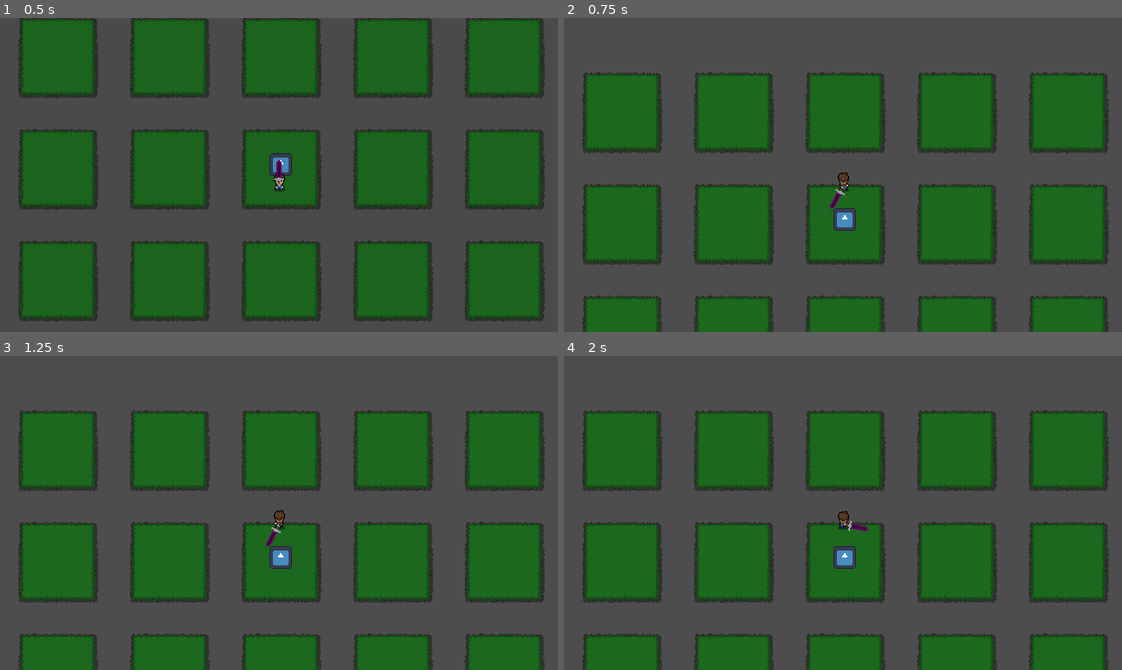
Above: before the commit, frames 1-4 (two rows, left to right).
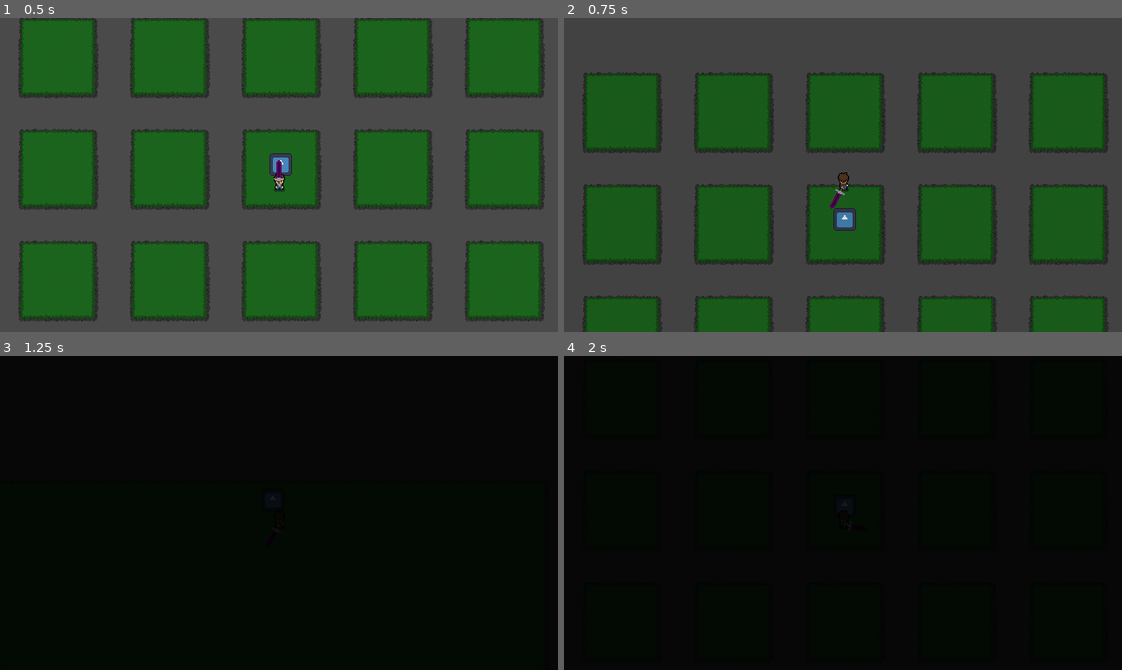
Above: after the commit, the same moments.

Repository: vaspantia/MaDungHurd
Game: Godot game, scene res://scenes/levels/dungeon_1.tscn
Same seed, same stepped clock (60 frames per second), same inputs: the game is played once before the commit and once after it. This scene is started directly instead of the project's main scene. The engine's default icon, where the game draws it, is replaced by a stand-in: a white triangle on a blue panel in a dark square.
Inputs (mouse positions are in pixels of both pictures, inside the frame that each line leads up to):
- Up to frame 1 (0.5 s): no input
- Up to frame 2 (0.75 s): tap Enter (ui_accept) at 0.5 s; move the mouse to (815, 237) at 0.52 s; hold W (player_move_up) from 0.53 s (still down); hold Shift (player_sprint) from 0.53 s (still down); tap V (player_dash) at 0.6 s
- Up to frame 3 (1.25 s): keep holding W (player_move_up); keep holding Shift (player_sprint); tap Enter (ui_accept) at 0.77 s
- Up to frame 4 (2 s): keep holding W (player_move_up); move the mouse to (1010, 560) at 1.27 s; release Shift (player_sprint) at 1.28 s; tap Shift (player_sprint) at 1.35 s; tap Enter (ui_accept) at 1.52 s; tap V (player_dash) at 1.55 s

Frame 1 is identical in both runs. In frame 2, 0.1% of the frame differs, in the area x 48-52%, y 53-67%; in frame 3, 100%; in frame 4, 100%, in the area x 0-100%, y 0-100%.

Commit message:
Refactor player script structure and update character body scene references

Diff:
--- a/ma-dung-hurd/scenes/player/player.gd
+++ /dev/null
@@ -1,139 +0,0 @@
-extends CharacterBody2D
-
-class_name Player
-
-const player_move_speed = 100;
-const player_sprint_mult = 1.8;
-const player_acceleration = 100;
-const player_decceleration = 100;
-const player_velocity_power = 0.8;
-
-var player_current_move_direction = "front";
-
-const dash_force = 1000;
-var dash_is_ready: bool = true;
-
-func _physics_process(delta: float):
-	handel_movement_and_move_animation(delta)
-
-
-func handel_movement_and_move_animation(delta):
-
-	var input_velocity = Vector2.ZERO;
-
-	if Input.is_action_pressed("player_move_up"):
-		input_velocity.y -= 1;
-
-
-	if Input.is_action_pressed("player_move_down"):
-		input_velocity.y += 1;
-
-
-	if Input.is_action_pressed("player_move_right"):
-		input_velocity.x += 1;
-
-
-	if Input.is_action_pressed("player_move_left"):
-		input_velocity.x -= 1;
-
-	var input_velocity_mult = 1;
-	if Input.is_action_pressed("player_sprint"):
-		input_velocity_mult = player_sprint_mult;
-
-
-	input_velocity = input_velocity.normalized();
-
-	play_move_animation(input_velocity, input_velocity_mult);
-
-	velocity = calc_player_move_velocity(delta, input_velocity, input_velocity_mult);
-
-
-	if Input.is_action_just_pressed("player_dash") and dash_is_ready:
-		dash_is_ready = false;
-		$Dash_coolcown.start();
-		velocity = input_velocity*dash_force;
-
-
-	move_and_slide()
-
-
-
-
-func calc_player_move_velocity(delta, input_velocity, input_velocity_mult):
-
-	velocity.x = calc_player_axic_velocity(delta, input_velocity.x,velocity.x,input_velocity_mult);
-	velocity.y = calc_player_axic_velocity(delta, input_velocity.y,velocity.y,input_velocity_mult);
-
-	return velocity;
-
-
-func calc_player_axic_velocity(delta, input_velocity, _velocity, input_velocity_mult):
-
-	var target_speed = input_velocity * player_move_speed * input_velocity_mult;
-
-	var speed_dif = target_speed - _velocity;
-
-	var acceleration_rate = player_acceleration if(abs(target_speed) > 0.01) else player_decceleration
-
-	var movement = pow(abs(speed_dif) * acceleration_rate, player_velocity_power) * sign(speed_dif);
-
-	return _velocity + movement * delta
-
-
-
-func _on_dash_coolcown_timeout() -> void:
-	dash_is_ready = true;
-
-
-
-
-static var DIRECTION_LOOKUP = {
-			"back": 0,
-			"right": 1,
-			"front": 2,
-			"left": 3,
-		}
-
-
-static var ANIMATION_LOOKUP = {
-			0: "back_idle",
-			1: "back_walk",
-			2: "side_idle",
-			3: "side_walk",
-			4: "front_Idle",
-			5: "front_walk",
-			6: "side_idle",
-			7: "side_walk"
-		}
-
-func play_move_animation(input_velocity, input_velocity_mult):
-
-	var is_moving = 0;
-
-	if(input_velocity.x != 0):
-		is_moving = 1;
-		if(input_velocity.x > 0):
-			player_current_move_direction = "right";
-		else:
-			player_current_move_direction = "left";
-	elif(input_velocity.y != 0):
-		is_moving = 1;
-		if(input_velocity.y > 0):
-			player_current_move_direction = "front";
-		else:
-			player_current_move_direction = "back";
-
-
-
-	var dir = DIRECTION_LOOKUP[player_current_move_direction];
-
-	var anim = $AnimatedSprite2D;
-
-	var animation_picker = (dir << 1);
-	animation_picker += is_moving;
-
-	var animation = ANIMATION_LOOKUP[animation_picker];
-
-	anim.flip_h = dir > 2;
-
-	anim.play(animation);
--- a/ma-dung-hurd/scenes/player/scripts/player.gd
+++ b/ma-dung-hurd/scenes/player/scripts/player.gd
@@ -1,4 +1,6 @@
 extends CharacterBody2D
+
+class_name Player
 
 @onready var movement_component: MovementComponent = $scripts/MovementComponent;
 @onready var dash_component: DashComponent = $scripts/DashComponent;
Not shown: 2 places in ma-dung-hurd/scenes/player/character_body_2d.tscn that only renumber resources
